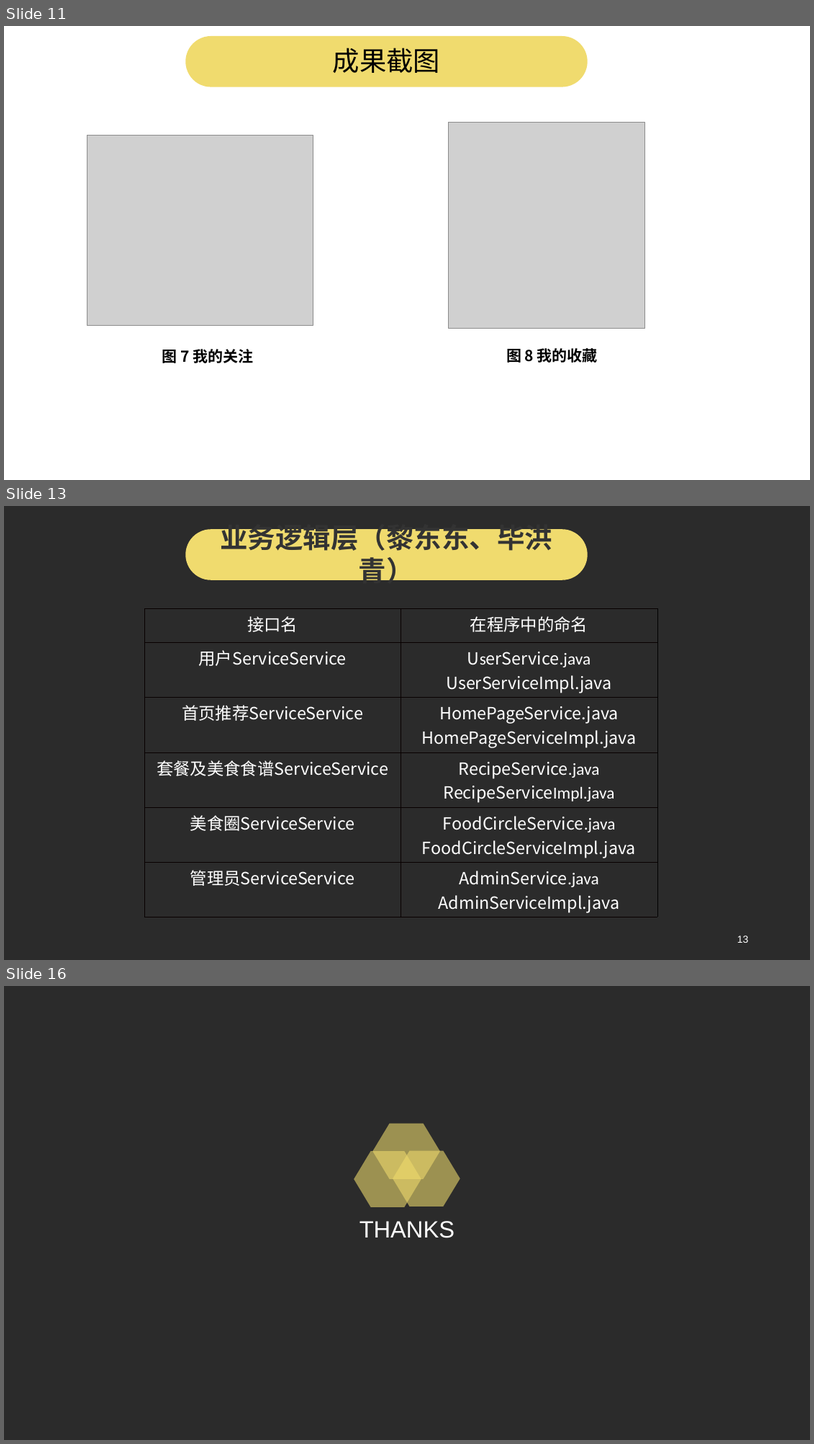
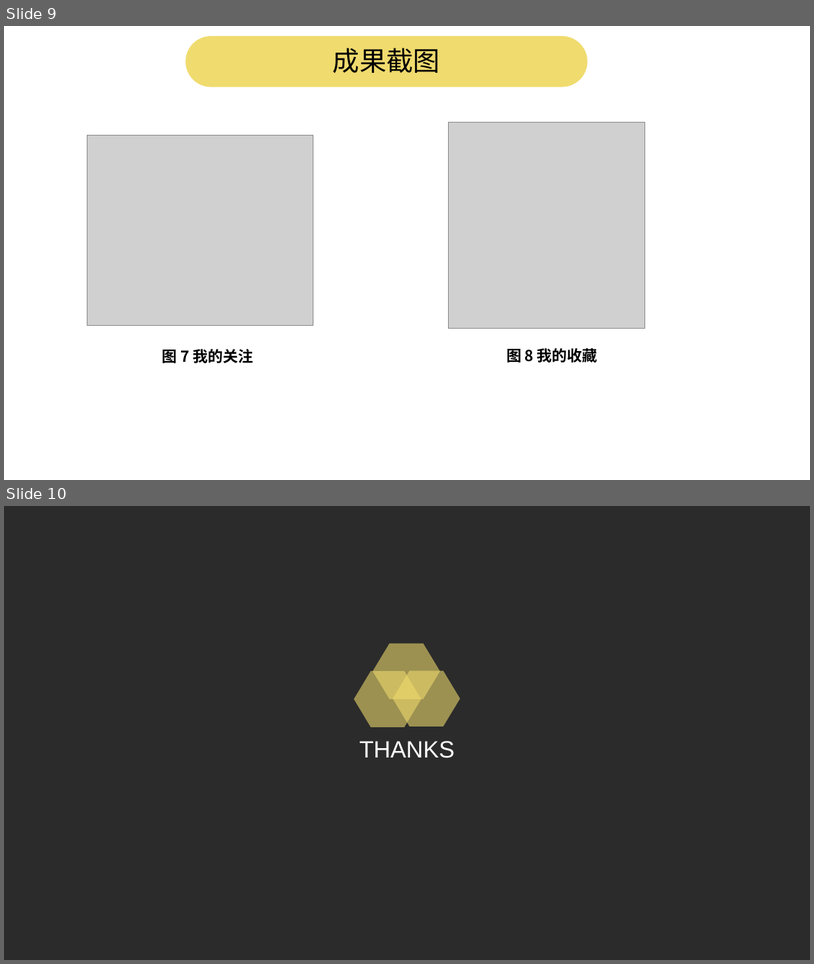
Before and after one commit to pwalan/Food_of_World, a slide deck: 小学期/面向领域实践2成果汇报.ppt. Shown one above the other, each under a label of ours: slides 11, 13 and 16 before the commit, slides 9 and 10 after it; the slides between them are not shown. The pictures are 814x1444 and 814x964 pixels, drawn with LibreOffice and Linux fonts; fonts in the diff are those of the drawing; grey boxes stand for pictures; background and template pictures are left out; a plain dark background stands for a picture behind light text. Boxes give left, top, right and bottom in pixels: in the first picture for what was removed or moved away, otherwise in the second. Text is boxed around its words. In the diff, an @@ line names an element or a change of style, - is before the commit and + after.

```diff
--- a/小学期/面向领域实践2成果汇报.ppt
+++ b/小学期/面向领域实践2成果汇报.ppt
@@ slide 13 removed at box(4, 506, 810, 960), background picture (left out) @@
@@ rounded rectangle removed at box(185, 529, 587, 579) @@
-业务逻辑层（黎东东、毕洪青）
@@ table removed at box(144, 609, 657, 916), 6 rows, 2 columns @@
-接口名 | 在程序中的命名
-用户ServiceService | UserService.java / UserServiceImpl.java
-首页推荐ServiceService | HomePageService.java / HomePageServiceImpl.java
-套餐及美食食谱ServiceService | RecipeService.java / RecipeServiceImpl.java
-美食圈ServiceService | FoodCircleService.java / FoodCircleServiceImpl.java
-管理员ServiceService | AdminService.java / AdminServiceImpl.java
@@ page number removed at box(738, 935, 749, 942) @@
-13
@@ what was slide 11 is now slide 9 @@
@@ what was slide 16 is now slide 10 @@
```
Also in this commit, not shown: 1 slide changed, 1 slide added, 6 other slides removed, 2 other files.
